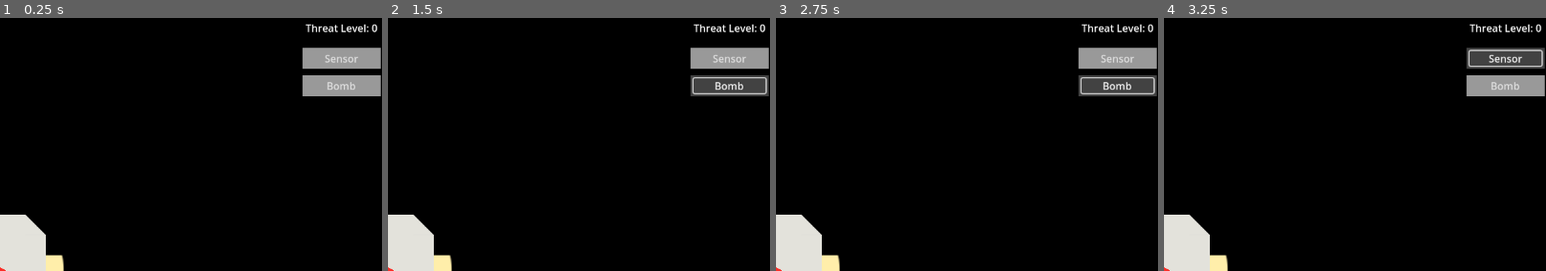
Above: before the commit, frames 1-4 (left to right).
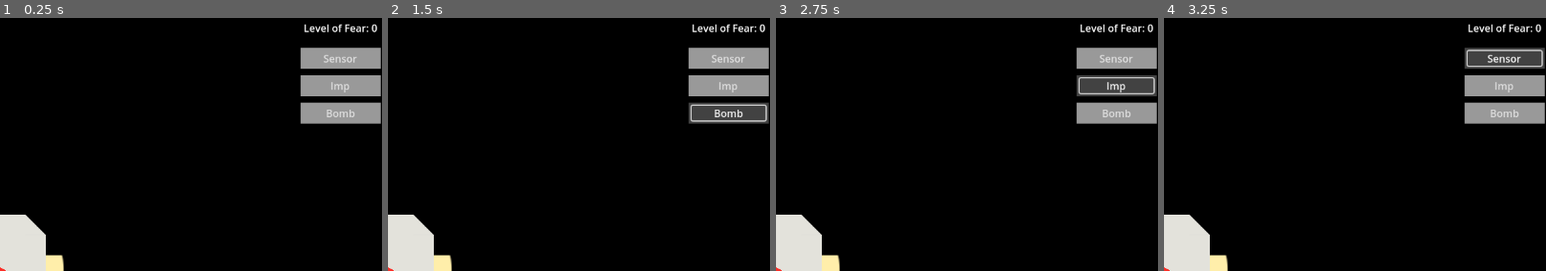
Above: after the commit, the same moments.

Repository: hyearchom/intruder-alert
Game: Godot game, scene res://hra.tscn
Two runs of this game, one before a commit and one after it. Both use one fixed random seed, a clock stepped at 60 frames per second and the inputs below.
Inputs (mouse positions are % of the whole screen's width and height, from its top left):
- Up to frame 1 (0.25 s): no input
- Up to frame 2 (1.5 s): click "Sensor" at 0.5 s; click "Bomb" at 1.25 s
- Up to frame 3 (2.75 s): click (95, 13) at 2 s, where only the run after the commit has a clickable "Imp"
- Up to frame 4 (3.25 s): click "Sensor" at 2.75 s
The pictures show only the part of the screen within x 50-100%, y 0-50%; the shares and areas given below are measured in that part.

The runs differ from the first frame. In frame 1, 2.6% of the frame differs, in the area x 78-100%, y 2-42%; in frame 2, 4.0%; in frame 3, 2.7%; in frame 4, 2.7%.

Commit message:
Zlepšení kódu pro přidávání předmětů
- odděleny systémy pro invetář a herní měnu
- odstraněny zbytečné odkazy
- přidán nástroj pro generování odkazů na předměty

- přidán předmět pro sledování soupeře: imp

Diff:
--- a/Hrac.gd
+++ b/Hrac.gd
@@ -1,16 +1,18 @@
 extends CharacterBody2D
 
-signal predmet_zvednut
-signal predmet_polozen
+#signal predmet_zvednut
+#signal predmet_polozen
 
 const RYCHLOST_CHUZE: float = 100.0
 const VELIKOST_OTACENI: float = 4
 
-var inventar: Array
-var aktivni_predmet: int
+#var inventar: Array
+#var aktivni_predmet: int
+
+@export var Inventar: Resource
 
 @onready var Celo: Marker2D = $Celo
-@onready var Predmet: Control = get_node("/root/Hra/%Predmet")
+#@onready var Predmet: Control = get_node("/root/Hra/%Predmet")
 
 
 func _physics_process(_delta: float) -> void:
@@ -33,43 +35,13 @@
 
 func _unhandled_input(event: InputEvent) -> void:
 	if event.is_action_released("zvednout"):
-		predmet_zvednut.emit()
+		Inventar.predmet_zvednut.emit()
 	elif event.is_action_released("polozit"):
-		predmet_polozen.emit(odebrat_predmet(), Celo.global_position)
+		Inventar.predmet_polozen.emit(Inventar.odebrat_predmet(), Celo.global_position)
 	elif event.is_action_released("zvolit"):
-		vybrat_dalsi_predmet()
+		Inventar.vybrat_dalsi_predmet()
 	if event.is_action_released("noc"):
 		Signaly.noc_zacala.emit()
-
-
-func odebrat_predmet() -> String:
-	if not inventar:
-		push_warning('Inventář je prázdný')
-		return ''
-
-	var predmet: Dictionary = inventar[aktivni_predmet]
-	predmet.mnozstvi -= 1
-	if predmet.mnozstvi == 0:
-		inventar.erase(predmet)
-		vybrat_dalsi_predmet()
-	return predmet.id
-
-
-func pridat_predmet(znacka:StringName, pojmenovani:StringName, pocet:=int(1)) -> void:
-	inventar.append({'id': znacka, 'nazev': pojmenovani, 'mnozstvi': pocet})
-	if inventar.size() == 1:
-		vybrat_dalsi_predmet()
-
-
-func vybrat_dalsi_predmet() -> void:
-	var poradi: int = 0
-	if inventar.size() > aktivni_predmet +1:
-		poradi = aktivni_predmet +1
-	if inventar:
-		aktivni_predmet = poradi
-		Predmet.drzi(inventar[poradi].nazev)
-	else:
-		Predmet.drzi()
 
 
 func umrti() -> void:
--- a/Postavy.gd
+++ b/Postavy.gd
@@ -2,24 +2,30 @@
 
 const SOUPER = preload("res://sceny/souper.tscn")
 const CESTA = preload("res://sceny/cesta.tscn")
+const VYCHOD = preload("res://sceny/vychod.tscn")
+const DVERE = preload("res://sceny/dvere.tscn")
 
-var predmety: Dictionary = {
-	'sejf': preload("res://sceny/sejf.tscn"),
-	'dvere': preload("res://sceny/dvere.tscn"),
-	'vychod': preload("res://sceny/vychod.tscn"),
-	'senzor': preload("res://sceny/senzor.tscn"),
-	'bomba': preload("res://sceny/bomba.tscn")
+var sceny_predmetu: Dictionary = {
+	'sejf': preload("res://sceny/predmety/sejf.tscn"),
+	'senzor': preload("res://sceny/predmety/senzor.tscn"),
+	'bomba': preload("res://sceny/predmety/bomba.tscn"),
+	'imp': preload("res://sceny/predmety/imp.tscn"),
 }
 
+@export var Inventar: Resource
 @export var Mapa: Node2D
 
-@onready var Hrac:= get_tree().get_first_node_in_group("hrac")
+#@onready var Hrac:= get_tree().get_first_node_in_group("hrac")
 
 
 func _ready() -> void:
-	Hrac.predmet_polozen.connect(nasadit_predmet)
-	nasadit_predmety('dvere', Mapa.ziskat_pole(Mapa.pole.dvere, true))
-	nasadit_predmety('vychod', Mapa.ziskat_pole(Mapa.pole.vychody, true))
+	Inventar.predmet_polozen.connect(nasadit_predmet)
+	for pozice: Vector2i in Mapa.ziskat_pole(Mapa.pole.dvere, true):
+		pridat_prvek(DVERE, pozice)
+	for pozice: Vector2i in Mapa.ziskat_pole(Mapa.pole.vychody, true):
+		pridat_prvek(VYCHOD, pozice)
+	#nasadit_predmety('dvere', Mapa.ziskat_pole(Mapa.pole.dvere, true))
+	#nasadit_predmety('vychod', Mapa.ziskat_pole(Mapa.pole.vychody, true))
 	nasadit_predmet('sejf', Mapa.ziskat_stred(true))
 	await Signaly.noc_zacala
 	nasadit_soupere(3, Mapa.ziskat_pole(Mapa.pole.vychody, true))
@@ -41,13 +47,13 @@
 
 
 func nasadit_predmet(nazev:StringName, pozice:Vector2i) -> void:
-	var predmet: PackedScene = predmety.get(nazev)
+	var predmet: PackedScene = sceny_predmetu.get(nazev)
 	if predmet:
 		pridat_prvek(predmet, pozice)
 	else:
 		push_warning('Předmět není rozpoznám')
 
 
-func nasadit_predmety(nazev:StringName, souradnice:Array) -> void:
-	for pozice:Vector2i in souradnice:
-		nasadit_predmet(nazev, pozice)
+#func nasadit_predmety(nazev:StringName, souradnice:Array) -> void:
+	#for pozice:Vector2i in souradnice:
+		#nasadit_predmet(nazev, pozice)
--- a/display/Hrozba.gd
+++ /dev/null
@@ -1,12 +0,0 @@
-extends Label
-
-var uroven: int
-
-func _ready() -> void:
-	zmenit_uroven(0)
-
-
-func zmenit_uroven(mira:=int(1)) -> void:
-	uroven += mira
-	uroven = max(0, uroven)
-	text = 'Threat Level: {0}'.format([str(uroven)])
--- a/display/Inventar.gd
+++ /dev/null
@@ -1,12 +0,0 @@
-extends VBoxContainer
-
-@onready var Ruce: Label = %Ruce
-
-func _ready() -> void:
-	drzi()
-
-func drzi(predmet:StringName='') -> void:
-	if predmet:
-		Ruce.text = 'In hands: {0}'.format([predmet.to_upper()])
-	else:
-		Ruce.text = 'Empty hands'
--- /dev/null
+++ b/display/Mena.gd
@@ -0,0 +1,13 @@
+extends Label
+
+@export var Strach: Resource
+
+func _ready() -> void:
+	Strach.strach_upraven.connect(vypsat_uroven)
+	Strach.upravit(0)
+
+
+func vypsat_uroven(mira:int) -> void:
+	#uroven += mira
+	#uroven = max(0, uroven)
+	text = 'Level of Fear: {0}'.format([str(mira)])
--- a/display/Obchod.gd
+++ b/display/Obchod.gd
@@ -1,27 +1,31 @@
 extends VBoxContainer
 
-@onready var Hrozba: Control = get_node('../%Hrozba')
-@onready var Hrac:= get_tree().get_first_node_in_group("hrac")
+@export var Strach: Resource
+@export var Inventar: Resource
+
+#@onready var Hrac:= get_tree().get_first_node_in_group("hrac")
 
 const POLOZKA = preload("res://display/polozka.tscn")
 
-var nabidka: Array = [
-	{'id': 'senzor', 'nazev': 'sensor', 'cena': 1},
-	{'id': 'bomba', 'nazev': 'bomb', 'cena': 3}
-]
+#var nabidka: Array = [
+	#{'id': 'senzor', 'nazev': 'sensor', 'cena': 1},
+	#{'id': 'bomba', 'nazev': 'bomb', 'cena': 3}
+#]
 
 
 func _ready() -> void:
-	for polozka: Dictionary in nabidka:
-		var tlacitko := POLOZKA.instantiate()
-		tlacitko.text = polozka.nazev.capitalize()
-		tlacitko.id = polozka.id
-		tlacitko.cena = polozka.cena
-		add_child(tlacitko)
-		tlacitko.pressed.connect(nakup.bind(tlacitko))
+	for id: String in Inventar.databaze:
+		var zaznam: Dictionary = Inventar.databaze[id]
+		if zaznam.has('cena'):
+			var tlacitko := POLOZKA.instantiate()
+			tlacitko.text = zaznam.nazev.capitalize()
+			tlacitko.id = id
+			tlacitko.cena = zaznam.cena
+			add_child(tlacitko)
+			tlacitko.pressed.connect(nakup.bind(tlacitko))
 
 
 func nakup(tlacitko: Button) -> void:
-	if Hrozba.uroven >= tlacitko.cena:
-		Hrac.pridat_predmet(tlacitko.id, tlacitko.text.to_lower())
-		Hrozba.zmenit_uroven(-tlacitko.cena)
+	if Strach.uroven >= tlacitko.cena:
+		Inventar.pridat_predmet(tlacitko.id)
+		Strach.upravit(-tlacitko.cena)
--- /dev/null
+++ b/display/Ruce.gd
@@ -0,0 +1,15 @@
+extends VBoxContainer
+
+@export var Inventar: Resource
+
+@onready var Popis: Label = %Popis
+
+func _ready() -> void:
+	Inventar.predmet_vybran.connect(vypsat_predmet)
+	vypsat_predmet('')
+
+func vypsat_predmet(predmet:StringName='') -> void:
+	if predmet:
+		Popis.text = 'In hands: {0}'.format([predmet.to_upper()])
+	else:
+		Popis.text = 'Empty hands'
--- a/hra.tscn
+++ b/hra.tscn
@@ -6,9 +6,11 @@
 [ext_resource type="Script" path="res://Postavy.gd" id="3_3iflw"]
 [ext_resource type="Script" path="res://Hrac.gd" id="3_l0pdp"]
 [ext_resource type="Script" path="res://display/Oznameni.gd" id="5_4r7d4"]
-[ext_resource type="Script" path="res://display/Hrozba.gd" id="5_51h2p"]
-[ext_resource type="Script" path="res://display/Inventar.gd" id="6_4aslp"]
+[ext_resource type="Script" path="res://display/Mena.gd" id="5_51h2p"]
+[ext_resource type="Script" path="res://display/Ruce.gd" id="6_4aslp"]
 [ext_resource type="Script" path="res://display/Obchod.gd" id="6_q6e7s"]
+[ext_resource type="Resource" uid="uid://cls7ybtonckcd" path="res://sceny/systemy/Inventar.tres" id="6_qrrlm"]
+[ext_resource type="Resource" uid="uid://bygy5k6iunr7" path="res://sceny/systemy/Strach.tres" id="8_0tebu"]
 
 [sub_resource type="TileMapPattern" id="TileMapPattern_eailf"]
 tile_data = PackedInt32Array(0, 262145, 0, 65536, 262145, 0, 131072, 262145, 0, 196608, 131073, 0, 262144, 262145, 0, 3 …(771 unchanged characters)…
@@ -186,6 +188,7 @@
 z_as_relative = false
 material = SubResource("CanvasItemMaterial_bmoeh")
 script = ExtResource("3_3iflw")
+Inventar = ExtResource("6_qrrlm")
 Mapa = NodePath("../Mapa")
 
 [node name="Hrac" type="CharacterBody2D" parent="Objekty" groups=["hrac"]]
@@ -195,6 +198,7 @@
 collision_layer = 16
 motion_mode = 1
 script = ExtResource("3_l0pdp")
+Inventar = ExtResource("6_qrrlm")
 metadata/_edit_group_ = true
 
 [node name="Tvar" type="Polygon2D" parent="Objekty/Hrac"]
@@ -249,29 +253,33 @@
 layout_mode = 2
 theme_override_constants/separation = 25
 
-[node name="Hrozba" type="Label" parent="Display/Okraje/VedleSebe/PodSebe"]
+[node name="Mena" type="Label" parent="Display/Okraje/VedleSebe/PodSebe"]
 unique_name_in_owner = true
 layout_mode = 2
 size_flags_vertical = 1
 text = "Hrozba"
 script = ExtResource("5_51h2p")
+Strach = ExtResource("8_0tebu")
 
 [node name="Obchod" type="VBoxContainer" parent="Display/Okraje/VedleSebe/PodSebe"]
 layout_mode = 2
 theme = SubResource("Theme_iidok")
 theme_override_constants/separation = 20
 script = ExtResource("6_q6e7s")
-
-[node name="Predmet" type="VBoxContainer" parent="Display/Okraje"]
+Strach = ExtResource("8_0tebu")
+Inventar = ExtResource("6_qrrlm")
+
+[node name="Ruce" type="VBoxContainer" parent="Display/Okraje"]
 unique_name_in_owner = true
 layout_mode = 2
 size_flags_horizontal = 0
 script = ExtResource("6_4aslp")
-
-[node name="VedleSebe" type="HBoxContainer" parent="Display/Okraje/Predmet"]
-layout_mode = 2
-
-[node name="Ruce" type="Label" parent="Display/Okraje/Predmet/VedleSebe"]
+Inventar = ExtResource("6_qrrlm")
+
+[node name="VedleSebe" type="HBoxContainer" parent="Display/Okraje/Ruce"]
+layout_mode = 2
+
+[node name="Popis" type="Label" parent="Display/Okraje/Ruce/VedleSebe"]
 unique_name_in_owner = true
 layout_mode = 2
 text = "Inventar"
--- /dev/null
+++ b/nastroje/pripsani_polozky.gd
@@ -0,0 +1,22 @@
+@tool
+extends Node
+
+@export var nazev: String
+@export var skript: Script
+@export var nazev_seznamu: StringName
+
+func _ready() -> void:
+	print(vytvorit_zneni())
+
+
+func vytvorit_zneni() -> String:
+	var odkaz: String = 'preload("res://sceny/predmety/{0}.tscn")'.format([nazev])
+	var zapsat: String = "\n'{0}': {1}".format([nazev, odkaz])
+	return zapsat
+
+
+#func vytvorit_radek() -> void:
+	#if nazev_seznamu in skript:
+		#skript.set(nazev_seznamu, skript.get(nazev_seznamu) + vytvorit_zneni())
+	#else:
+		#push_error(nazev_seznamu + ' nenalezen')
--- /dev/null
+++ b/nastroje/pripsani_polozky.tscn
@@ -0,0 +1,10 @@
+[gd_scene load_steps=3 format=3 uid="uid://q3i76p86m1bm"]
+
+[ext_resource type="Script" path="res://nastroje/pripsani_polozky.gd" id="1_tph5d"]
+[ext_resource type="Script" path="res://Postavy.gd" id="2_cl8j7"]
+
+[node name="PripsaniPolozky" type="Node"]
+script = ExtResource("1_tph5d")
+nazev = "imp"
+skript = ExtResource("2_cl8j7")
+nazev_seznamu = &"ready"
--- a/project.godot
+++ b/project.godot
@@ -34,7 +34,10 @@
 folder_colors={
 "res://display/": "teal",
 "res://media/": "purple",
-"res://sceny/komponenty/": "yellow"
+"res://nastroje/": "gray",
+"res://sceny/komponenty/": "yellow",
+"res://sceny/predmety/": "green",
+"res://sceny/systemy/": "blue"
 }
 
 [input]
--- a/sceny/dvere.gd
+++ b/sceny/dvere.gd
@@ -1,7 +1,6 @@
 extends Area2D
 
-@onready var Hrozba: Control = get_node("/root/Hra/%Hrozba")
-
+@export var Strach: Resource
 
 func _pruchod_soupere(_body: Node2D) -> void:
-	Hrozba.zmenit_uroven()
+	Strach.upravit(1)
--- a/sceny/dvere.tscn
+++ b/sceny/dvere.tscn
@@ -1,6 +1,7 @@
-[gd_scene load_steps=3 format=3 uid="uid://etab0cdyyyss"]
+[gd_scene load_steps=4 format=3 uid="uid://etab0cdyyyss"]
 
 [ext_resource type="Script" path="res://sceny/dvere.gd" id="1_exd8j"]
+[ext_resource type="Resource" uid="uid://bygy5k6iunr7" path="res://sceny/systemy/Strach.tres" id="2_rak2k"]
 
 [sub_resource type="RectangleShape2D" id="RectangleShape2D_lmnnj"]
 size = Vector2(32, 32)
@@ -9,6 +10,7 @@
 collision_layer = 0
 collision_mask = 32
 script = ExtResource("1_exd8j")
+Strach = ExtResource("2_rak2k")
 
 [node name="CollisionShape2D" type="CollisionShape2D" parent="."]
 shape = SubResource("RectangleShape2D_lmnnj")
--- a/sceny/komponenty/zvednuti.gd
+++ b/sceny/komponenty/zvednuti.gd
@@ -1,15 +1,15 @@
 extends Area2D
 
-@onready var Hrac := get_tree().get_first_node_in_group('hrac')
+@export var Inventar: Resource
 
 func _prichod_hrace(_body: Node2D) -> void:
-	Hrac.predmet_zvednut.connect(_zvednuti)
+	Inventar.predmet_zvednut.connect(_zvednuti)
 
 
 func _odchod_hrace(_body: Node2D) -> void:
-	Hrac.predmet_zvednut.disconnect(_zvednuti)
+	Inventar.predmet_zvednut.disconnect(_zvednuti)
 
 
 func _zvednuti() -> void:
-	Hrac.pridat_predmet(owner.id, owner.nazev)
+	Inventar.pridat_predmet(owner.id)
 	owner.queue_free()
--- a/sceny/komponenty/zvednuti.tscn
+++ b/sceny/komponenty/zvednuti.tscn
@@ -1,6 +1,7 @@
-[gd_scene load_steps=3 format=3 uid="uid://dfaqe8no0b3id"]
+[gd_scene load_steps=4 format=3 uid="uid://dfaqe8no0b3id"]
 
 [ext_resource type="Script" path="res://sceny/komponenty/zvednuti.gd" id="1_ubs4x"]
+[ext_resource type="Resource" uid="uid://cls7ybtonckcd" path="res://sceny/systemy/Inventar.tres" id="2_b0eoi"]
 
 [sub_resource type="RectangleShape2D" id="RectangleShape2D_puspb"]
 size = Vector2(60, 60)
@@ -9,6 +10,7 @@
 collision_layer = 0
 collision_mask = 16
 script = ExtResource("1_ubs4x")
+Inventar = ExtResource("2_b0eoi")
 
 [node name="Dosah" type="CollisionShape2D" parent="."]
 shape = SubResource("RectangleShape2D_puspb")
--- a/sceny/bomba.gd
+++ b/sceny/predmety/bomba.gd
@@ -1,6 +1,6 @@
 extends Area2D
 
-@export var nazev: StringName
+#@export var nazev: StringName
 
 @onready var id: StringName = name.to_lower()
 @onready var Hrac := get_tree().get_first_node_in_group('hrac')
--- a/sceny/bomba.tscn
+++ b/sceny/predmety/bomba.tscn
@@ -1,6 +1,6 @@
 [gd_scene load_steps=5 format=3 uid="uid://c3c6jarqjfnm1"]
 
-[ext_resource type="Script" path="res://sceny/bomba.gd" id="1_628kp"]
+[ext_resource type="Script" path="res://sceny/predmety/bomba.gd" id="1_628kp"]
 [ext_resource type="PackedScene" uid="uid://dfaqe8no0b3id" path="res://sceny/komponenty/zvednuti.tscn" id="2_rrjdj"]
 [ext_resource type="PackedScene" uid="uid://bnsdtdklrnw0w" path="res://sceny/komponenty/zneskodneni.tscn" id="3_xjqjh"]
 
@@ -11,7 +11,6 @@
 collision_layer = 0
 collision_mask = 48
 script = ExtResource("1_628kp")
-nazev = &"bomb"
 
 [node name="Tvar" type="Polygon2D" parent="."]
 color = Color(1, 0, 0.184314, 1)
--- /dev/null
+++ b/sceny/predmety/imp.gd
@@ -0,0 +1,17 @@
+extends Area2D
+
+#@export var nazev: StringName
+
+@onready var id: StringName = name.to_lower()
+@onready var Hrac := get_tree().get_first_node_in_group('hrac')
+
+@onready var Tvar: Polygon2D = $Tvar
+
+
+func _ready() -> void:
+	add_to_group(id)
+	#add_to_group('predmety')
+
+
+func _prichod_soupere(_body: Node2D) -> void:
+	Tvar.color = Color('1eff00')
--- /dev/null
+++ b/sceny/predmety/imp.tscn
@@ -0,0 +1,43 @@
+[gd_scene load_steps=6 format=3 uid="uid://dg67c8fcu6c0x"]
+
+[ext_resource type="Script" path="res://sceny/predmety/imp.gd" id="1_6pt1f"]
+[ext_resource type="PackedScene" uid="uid://dfaqe8no0b3id" path="res://sceny/komponenty/zvednuti.tscn" id="2_kekr0"]
+
+[sub_resource type="CircleShape2D" id="CircleShape2D_5087u"]
+radius = 60.0
+
+[sub_resource type="Gradient" id="Gradient_k5wta"]
+offsets = PackedFloat32Array(0.702703, 0.722973)
+colors = PackedColorArray(1, 1, 1, 1, 0, 0, 0, 0)
+
+[sub_resource type="GradientTexture2D" id="GradientTexture2D_m1qp8"]
+gradient = SubResource("Gradient_k5wta")
+width = 200
+height = 200
+fill = 1
+fill_from = Vector2(0.5, 0.5)
+
+[node name="Imp" type="Area2D" groups=["sejf"]]
+collision_layer = 0
+collision_mask = 32
+script = ExtResource("1_6pt1f")
+
+[node name="Tvar" type="Polygon2D" parent="."]
+position = Vector2(0, 5)
+color = Color(0, 0.279833, 0.73, 1)
+polygon = PackedVector2Array(-7, 1, -3.32151, 1, 0, -3, 3.13083, 1, 7, 1, 2, -4, 7, -9, 1, -8, 3, -11, 2, -13, -0.139534, -13, -2, -13, -3, -11, -1, -8, -8, -8, -3, -5)
+
+[node name="Dosah" type="CollisionShape2D" parent="."]
+visible = false
+shape = SubResource("CircleShape2D_5087u")
+
+[node name="Zvednuti" parent="." instance=ExtResource("2_kekr0")]
+visible = false
+
+[node name="Svetlo" type="PointLight2D" parent="."]
+color = Color(1, 1, 1, 0)
+shadow_enabled = true
+shadow_filter_smooth = 3.0
+texture = SubResource("GradientTexture2D_m1qp8")
+
+[connection signal="body_entered" from="." to="." method="_prichod_soupere"]
--- a/sceny/sejf.gd
+++ b/sceny/predmety/sejf.gd
@@ -1,6 +1,6 @@
 extends Node2D
 
-@export var nazev: StringName
+#@export var nazev: StringName
 @onready var id: StringName = name.to_lower()
 
 
--- a/sceny/sejf.tscn
+++ b/sceny/predmety/sejf.tscn
@@ -1,6 +1,6 @@
 [gd_scene load_steps=6 format=3 uid="uid://dibltixll7eq1"]
 
-[ext_resource type="Script" path="res://sceny/sejf.gd" id="1_cjoo1"]
+[ext_resource type="Script" path="res://sceny/predmety/sejf.gd" id="1_cjoo1"]
 [ext_resource type="PackedScene" uid="uid://dfaqe8no0b3id" path="res://sceny/komponenty/zvednuti.tscn" id="2_sx33h"]
 
 [sub_resource type="LabelSettings" id="LabelSettings_gyekt"]
@@ -16,7 +16,6 @@
 collision_layer = 0
 collision_mask = 32
 script = ExtResource("1_cjoo1")
-nazev = &"chest"
 
 [node name="Tvar" type="Polygon2D" parent="."]
 color = Color(1, 0.683333, 0, 1)
--- a/sceny/senzor.gd
+++ b/sceny/predmety/senzor.gd
@@ -1,6 +1,6 @@
 extends Area2D
 
-@export var nazev: StringName
+#@export var nazev: StringName
 
 @onready var id: StringName = name.to_lower()
 @onready var Hrac := get_tree().get_first_node_in_group('hrac')
--- a/sceny/senzor.tscn
+++ b/sceny/predmety/senzor.tscn
@@ -1,17 +1,15 @@
 [gd_scene load_steps=4 format=3 uid="uid://oxaeldedrliw"]
 
-[ext_resource type="Script" path="res://sceny/senzor.gd" id="1_ujngq"]
+[ext_resource type="Script" path="res://sceny/predmety/senzor.gd" id="1_ujngq"]
 [ext_resource type="PackedScene" uid="uid://dfaqe8no0b3id" path="res://sceny/komponenty/zvednuti.tscn" id="2_25uwh"]
 
 [sub_resource type="CircleShape2D" id="CircleShape2D_5087u"]
 radius = 60.0
 
 [node name="Senzor" type="Area2D" groups=["sejf"]]
-position = Vector2(500, 500)
 collision_layer = 0
 collision_mask = 32
 script = ExtResource("1_ujngq")
-nazev = &"sensor"
 
 [node name="Tvar" type="Polygon2D" parent="."]
 color = Color(0.00639385, 0.216966, 1.20327e-07, 1)
--- a/sceny/souper.gd
+++ b/sceny/souper.gd
@@ -10,11 +10,12 @@
 
 var poklad := false
 
+@export var Strach: Resource
+
 @onready var navigacni_pole := get_world_2d().get_navigation_map()
 @onready var oznaceni := ziskat_oznaceni()
 
 @onready var Hrac:= get_tree().get_first_node_in_group("hrac")
-@onready var Hrozba: Control = get_node("/root/Hra/%Hrozba")
 
 @onready var Animace: AnimationPlayer = $Animace
 @onready var Tvar: Sprite2D = $Tvar
@@ -120,4 +121,4 @@
 
 
 func _zasah_hrace(_body: Node2D) -> void:
-	Hrozba.zmenit_uroven(-5)
+	Strach.upravit(-5)
--- a/sceny/souper.tscn
+++ b/sceny/souper.tscn
@@ -1,7 +1,8 @@
-[gd_scene load_steps=10 format=3 uid="uid://dcaxexurx5f2g"]
+[gd_scene load_steps=11 format=3 uid="uid://dcaxexurx5f2g"]
 
 [ext_resource type="Script" path="res://sceny/souper.gd" id="1_d6mxi"]
 [ext_resource type="Material" uid="uid://cyibocm625xcw" path="res://sceny/komponenty/pouze_na_svetle.tres" id="1_twpbo"]
+[ext_resource type="Resource" uid="uid://bygy5k6iunr7" path="res://sceny/systemy/Strach.tres" id="3_njy3l"]
 
 [sub_resource type="Gradient" id="Gradient_hil7n"]
 offsets = PackedFloat32Array(0.5, 0.6)
@@ -63,6 +64,7 @@
 collision_layer = 32
 motion_mode = 1
 script = ExtResource("1_d6mxi")
+Strach = ExtResource("3_njy3l")
 metadata/_edit_group_ = true
 
 [node name="Tvar" type="Sprite2D" parent="."]
--- /dev/null
+++ b/sceny/systemy/Inventar.gd
@@ -0,0 +1,47 @@
+extends Resource
+
+signal predmet_zvednut
+signal predmet_polozen
+signal predmet_vybran
+
+var drzeny_predmet: int
+var ulozene_predmety: Array
+
+var databaze: Dictionary = {
+	'sejf': {'nazev': 'chest'},
+	'senzor': {'nazev': 'sensor', 'cena': 1},
+	'imp': {'nazev': 'imp', 'cena': 2},
+	'bomba': {'nazev': 'bomb', 'cena': 3},
+}
+
+
+func odebrat_predmet() -> String:
+	if not ulozene_predmety:
+		push_warning('Inventář je prázdný')
+		return ''
+
+	var predmet: Dictionary = ulozene_predmety[drzeny_predmet]
+	predmet.mnozstvi -= 1
+	if predmet.mnozstvi == 0:
+		ulozene_predmety.erase(predmet)
+		vybrat_dalsi_predmet()
+	return predmet.id
+
+
+func pridat_predmet(znacka:StringName,pocet:=int(1)) -> void:
+	ulozene_predmety.append(
+		{'id': znacka, 'nazev': databaze[znacka].nazev, 'mnozstvi': pocet}
+		)
+	if ulozene_predmety.size() == 1:
+		vybrat_dalsi_predmet()
+
+
+func vybrat_dalsi_predmet() -> void:
+	var poradi: int = 0
+	if ulozene_predmety.size() > drzeny_predmet +1:
+		poradi = drzeny_predmet +1
+	if ulozene_predmety:
+		drzeny_predmet = poradi
+		predmet_vybran.emit(ulozene_predmety[poradi].nazev)
+	else:
+		predmet_vybran.emit('')
--- /dev/null
+++ b/sceny/systemy/Inventar.tres
@@ -0,0 +1,6 @@
+[gd_resource type="Resource" load_steps=2 format=3 uid="uid://cls7ybtonckcd"]
+
+[ext_resource type="Script" path="res://sceny/systemy/Inventar.gd" id="1_x2v8f"]
+
+[resource]
+script = ExtResource("1_x2v8f")
--- /dev/null
+++ b/sceny/systemy/Strach.gd
@@ -0,0 +1,11 @@
+extends Resource
+
+signal strach_upraven
+
+var uroven: int
+
+func upravit(mira:int=1) -> void:
+	uroven += mira
+	uroven = max(0, uroven)
+
+	strach_upraven.emit(uroven)
--- /dev/null
+++ b/sceny/systemy/Strach.tres
@@ -0,0 +1,6 @@
+[gd_resource type="Resource" load_steps=2 format=3 uid="uid://bygy5k6iunr7"]
+
+[ext_resource type="Script" path="res://sceny/systemy/Strach.gd" id="1_iui3b"]
+
+[resource]
+script = ExtResource("1_iui3b")
Not shown: 2 places in hra.tscn that only renumber resources
